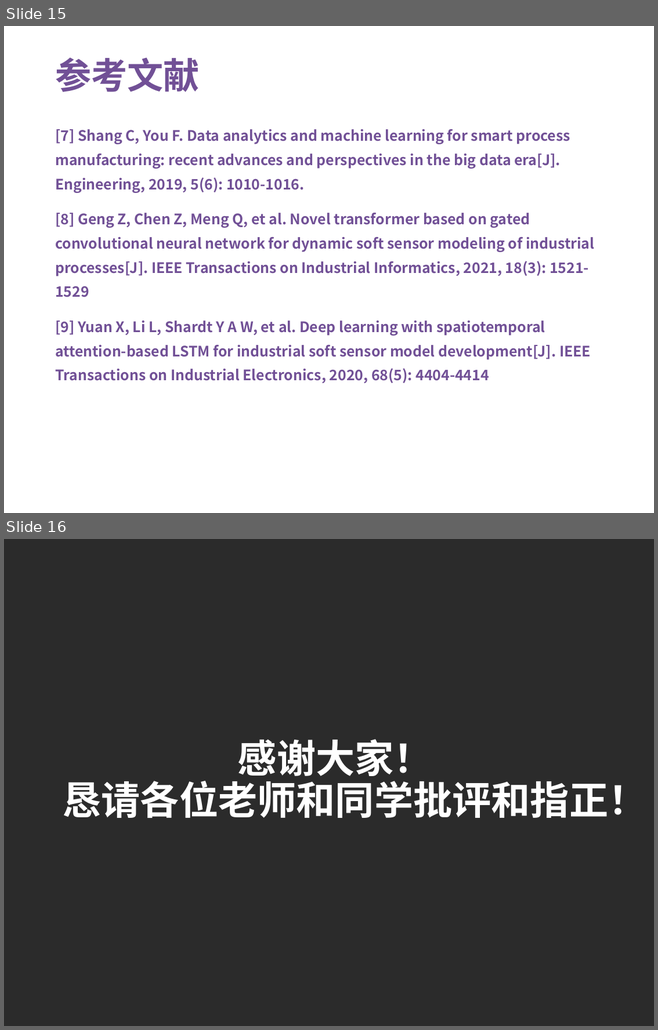
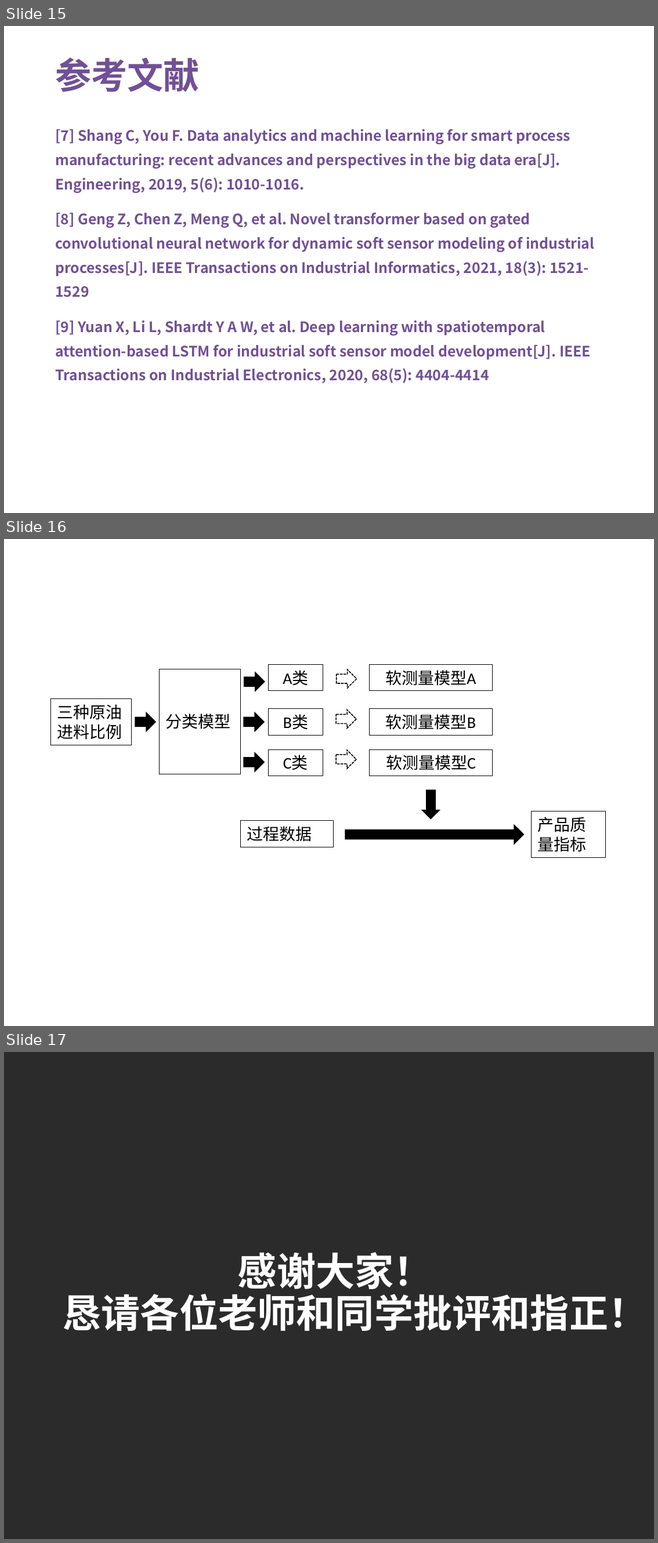
Before and after one commit to huttersadan/crude, a slide deck: file/毕业论文开题V6.pptx. Shown one above the other, each under a label of ours: slides 15 and 16 before the commit, slides 15, 16 and 17 after it. The pictures are 658x1030 and 658x1543 pixels, drawn with LibreOffice and Linux fonts; fonts in the diff are those of the drawing; background and template pictures are left out; a plain dark background stands for a picture behind light text. Boxes give left, top, right and bottom in pixels: in the first picture for what was removed or moved away, otherwise in the second. Text is boxed around its words. In the diff, an @@ line names an element or a change of style, - is before the commit and + after.

```diff
--- a/file/毕业论文开题V6.pptx
+++ b/file/毕业论文开题V6.pptx
@@ slide 16 added at (4,539,654,1026), background #FFFFFF @@
@@ rectangle added at (159,669,241,775), outline #000000 0.75 pt, 18 pt, text #000000 @@
+分类模型
@@ right arrow added at (244,672,264,690), fill #000000, outline #000000 1 pt @@
@@ rectangle added at (268,665,323,691), outline #000000 0.75 pt, 18 pt, text #000000 @@
+A类
@@ right arrow added at (336,669,356,687), outline #000000 1 pt dashed @@
@@ rectangle added at (369,665,492,691), outline #000000 0.75 pt, 18 pt, text #000000 @@
+软测量模型A
@@ rectangle added at (51,699,132,745), outline #000000 0.75 pt, 18 pt, text #000000 @@
+三种原油进料比例
@@ right arrow added at (135,712,155,730), fill #000000, outline #000000 1 pt @@
@@ right arrow added at (244,712,264,730), fill #000000, outline #000000 1 pt @@
@@ rectangle added at (268,709,323,735), outline #000000 0.75 pt, 18 pt, text #000000 @@
+B类
@@ right arrow added at (336,710,356,728), outline #000000 1 pt dashed @@
@@ rectangle added at (369,709,492,735), outline #000000 0.75 pt, 18 pt, text #000000 @@
+软测量模型B
@@ right arrow added at (244,752,264,771), fill #000000, outline #000000 1 pt @@
@@ rectangle added at (268,750,323,776), outline #000000 0.75 pt, 18 pt, text #000000 @@
+C类
@@ right arrow added at (336,750,356,768), outline #000000 1 pt dashed @@
@@ rectangle added at (369,750,492,776), outline #000000 0.75 pt, 18 pt, text #000000 @@
+软测量模型C
@@ down arrow added at (421,790,441,820), fill #000000 @@
@@ rectangle added at (531,812,605,858), outline #000000 0.75 pt, 18 pt, text #000000 @@
+产品质量指标
@@ rectangle added at (241,821,333,847), outline #000000 0.75 pt, 18 pt, text #000000 @@
+过程数据
@@ right arrow added at (345,826,523,843), fill #000000, outline #000000 1 pt @@
@@ what was slide 16 is now slide 17 @@
```
Also in this commit, not shown: 1 other slide added, 30 other files.
